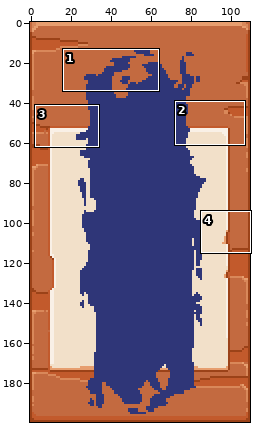
Two states of a sprite sheet, res/UI/CharacterSelect/Slot09.png. The picture above shows the old version from afar; the outline marks the close-up.
Close-up. First the earlier version:
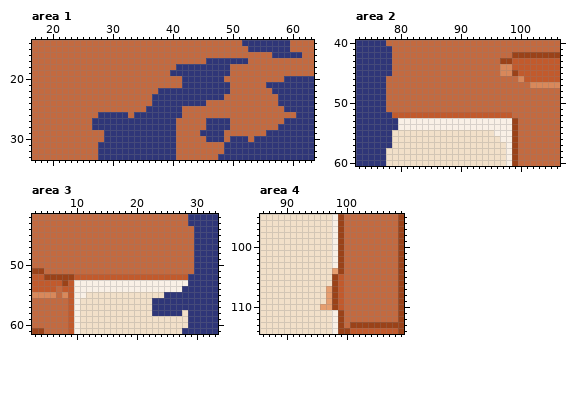
The file is 110x200 pixels. Shown: area 1: x 17..63, y 14..33; area 2: x 73..106, y 40..60; area 3: x 3..33, y 42..61; area 4: x 86..109, y 95..114. The commit also changed other parts of the picture, which this record leaves out.
Once edited:
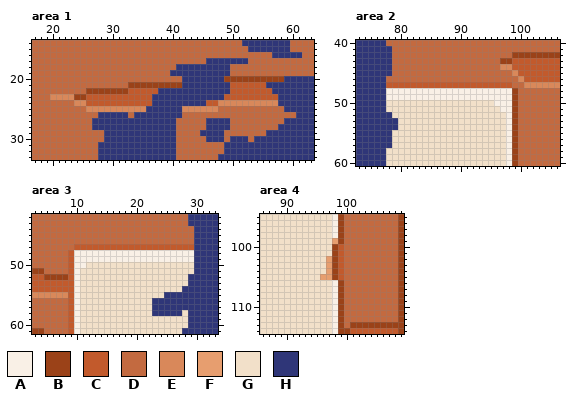
Palette (. is transparent): A #f9f0e6  B #9b4218  C #c25a2c  D #c36a40  E #d9885a  F #e79e6f  G #f2e0c9  H #2f3678
From old to new:
--- area 1
@@ x 17..63 @@
 19 DDDDDDDDDDDDDDDDDDDDDDDHHHHHHHHHHDDDDDDDDDDDDDD
-20 DDDDDDDDDDDDDDDDDDDDDDDDDHHHHHHHDDDDDDDDDDHHHHH
-21 DDDDDDDDDDDDDDDDDDDDDDDDDHHHHHHHHDDDDDDHHHHHHHH
-22 DDDDDDDDDDDDDDDDDDDDDHHHHHHHHHHHHDDDDDDDHHHHHHH
-23 DDDDDDDDDDDDDDDDDDDDHHHHHHHHHHHHDDDDDDDDDHHHHHH
-24 DDDDDDDDDDDDDDDDDDDDHHHHHHHHHDDDDDDDDDDDDHHHHHH
-25 DDDDDDDDDDDDDDDDDDDHHHHHHDDDDDDDDDDDDDDDDDHHHHH
+20 DDDDDDDDDDDDDDDDDDDDDDDDDHHHHHHHBBBBBBBBBBHHHHH
+21 DDDDDDDDDDDDDDDDBBBBBBBBBHHHHHHHHCCCCCCHHHHHHHH
+22 DDDDDDDDDBBBBBBBCCCCCHHHHHHHHHHHHCCCCCCCHHHHHHH
+23 DDDEEEEBBCCCCCCCCCCCHHHHHHHHHHHHCCCCCCCCCHHHHHH
+24 DDDDDDDEECCCCCCCCCCCHHHHHHHHHCCEEEEEEEEEEHHHHHH
+25 DDDDDDDDDEEEEEEEEEEHHHHHHEEEEEEDDDDDDDDDDDHHHHH
 26 DDDDDDDDDDDHHHHHDHHHHHHHHDDDDDDDDDDDDDDDDDDDHHH
--- area 2
@@ x 73..106 @@
 44 HHHHHHDDDDDDDDDDDDDDDDDDEECCCCCCCC
-45 HHHHHHDDDDDDDDDDDDDDDDDDEEBCCCCCCC
+45 HHHHHHDDDDDDDDDDDDDDDDDDDDECCCCCCC
 46 HHHHHDDDDDDDDDDDDDDDDDDDDDDECCCCCC
-47 HHHHHDDDDDDDDDDDDDDDDDDDDDDDDEEEEE
-48 HHHHHDDDDDDDDDDDDDDDDDDDDDDDDDDDDD
-49 HHHHHDDDDDDDDDDDDDDDDDDDDDDDDDDDDD
-50 HHHHHDDDDDDDDDDDDDDDDDDDDDDDDDDDDD
-51 HHHHHDDDDDDDDDDDDDDDDDDDDDDDDDDDDD
-52 HHHHHHCCCCCCCCCCCCCCCCCCCCDDDDDDDD
-53 HHHHHHHAAAAAAAAAAAAAAAAAAABDDDDDDD
-54 HHHHHHHAAAAAAAAAAAAAAAAAAABDDDDDDD
-55 HHHHHHGGGGGGGGGGGGGGGGGAAABDDDDDDD
-56 HHHHHHGGGGGGGGGGGGGGGGGGAABDDDDDDD
+47 HHHHHCCCCCCCCCCCCCCCCCCCCCDDEEEEEE
+48 HHHHHAAAAAAAAAAAAAAAAAAAAABDDDDDDD
+49 HHHHHAAAAAAAAAAAAAAAAAAAAABDDDDDDD
+50 HHHHHGGGGGGGGGGGGGGGGGGAAABDDDDDDD
+51 HHHHHGGGGGGGGGGGGGGGGGGGAABDDDDDDD
+52 HHHHHHGGGGGGGGGGGGGGGGGGGABDDDDDDD
+53 HHHHHHHGGGGGGGGGGGGGGGGGGABDDDDDDD
+54 HHHHHHHGGGGGGGGGGGGGGGGGGABDDDDDDD
+55 HHHHHHGGGGGGGGGGGGGGGGGGGABDDDDDDD
+56 HHHHHHGGGGGGGGGGGGGGGGGGGABDDDDDDD
 57 HHHHHHGGGGGGGGGGGGGGGGGGGABDDDDDDD
--- area 3
@@ x 3..33 @@
 46 DDDDDDDDDDDDDDDDDDDDDDDDDDDHHHH
-47 DDDDDDDDDDDDDDDDDDDDDDDDDDDHHHH
-48 DDDDDDDDDDDDDDDDDDDDDDDDDDDHHHH
-49 DDDDDDDDDDDDDDDDDDDDDDDDDDDHHHH
-50 DDDDDDDDDDDDDDDDDDDDDDDDDDDHHHH
-51 BBDDDDDDDDDDDDDDDDDDDDDDDDDHHHH
-52 CCBBBBBCCCCCCCCCCCCCCCCCCCHHHHH
-53 CCCCCBCAAAAAAAAAAAAAAAAAAAHHHHH
-54 CCCCDCCAAAAAAAAAAAAAAAAAAHHHHHH
-55 EEEEDECAAGGGGGGGGGGGGGHHHHHHHHH
+47 DDDDDDDCCCCCCCCCCCCCCCCCCCCHHHH
+48 DDDDDDCAAAAAAAAAAAAAAAAAAAAHHHH
+49 DDDDDDCAAAAAAAAAAAAAAAAAAAAHHHH
+50 DDDDDDCAAGGGGGGGGGGGGGGGGGGHHHH
+51 BBDDDDCAGGGGGGGGGGGGGGGGGGGHHHH
+52 CCBBBBCAGGGGGGGGGGGGGGGGGGHHHHH
+53 CCCCCCCAGGGGGGGGGGGGGGGGGGHHHHH
+54 CCCCCCCAGGGGGGGGGGGGGGGGGHHHHHH
+55 EEEEEECAGGGGGGGGGGGGGGHHHHHHHHH
 56 DDDDDDCAGGGGGGGGGGGGHHHHHHHHHHH
--- area 4
@@ x 94..101 @@
  98 GGGGABDD
- 99 GGGGABDD
-100 GGGGABDD
-101 GGGGABDD
-102 GGGGABDD
-103 GGGGABDD
-104 GGGGFBDD
-105 GGGGBCDD
-106 GGGGBCDD
-107 GGGFBCDD
-108 GGGFBCDD
-109 GGGFBCDD
-110 GGFFBCDD
+ 99 GGGGFBDD
+100 GGGGBCDD
+101 GGGGBCDD
+102 GGGFBCDD
+103 GGGFBCDD
+104 GGGFBCDD
+105 GGFFBCDD
+106 GGGGABDD
+107 GGGGABDD
+108 GGGGABDD
+109 GGGGABDD
+110 GGGGABDD
 111 GGGGABDD
Changed places in both close-ups, as pixel boxes (x1, y1, x2, y2):
changed: (50, 76, 284, 112)
changed: (386, 70, 530, 142)
changed: (56, 244, 194, 298)
changed: (320, 238, 344, 310)
